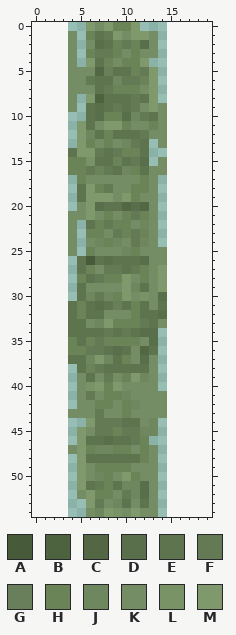
File history of a pixel-art sprite, Assets/Sprites/Enviroment/Kanalasition/Animation/WaterRohre/Water_2.png. The first picture shows the starting point.
The file is 11x55 pixels. Pixels under 10% opacity are left out. Colours within 5 levels of each other are drawn and written as one. The old version is drawn lined up with the new one, on the new canvas.
Palette (. is transparent): A #475b3a  B #4d623f  C #536745  D #596e4b  E #5e744f  F #647a55  G #697e5b  H #6a8458  J #6f875e  K #758d64  L #799367  M #7f996d
Pixels before, first column x 4:
 0 ..MKMHHM...
 1 K.HEFMKMMK.
 2 K.KDEHFHDK.
 3 K.HFFHKHKK.
 4 K.MEHKHHM..
 5 KKKCGEEHFM.
 6 KKFEEJFFHM.
 7 KKKEFHHHKM.
 8 K.MBEEEFEM.
 9 K.EDEFEFKMK
10 ..EDHHDJFEK
11 .MEKMMHKKHK
12 .MJEHEEEFKK
13 .MHKHKJFE.K
14 EMMFEFHHE..
15 HHLEEHEFD.K
16 HHFHFEJHEKK
17 .HKKKKKKHK.
18 .EMHFKKHHK.
19 .EMMMKMHKK.
20 .KMDEECDCK.
21 KKMKHKHFHK.
22 K.EHFHHKJK.
23 K.HHKFHFHK.
24 K.KJHJKFJK.
25 K.HKKKJHKKK
26 .EAEDEEEDKK
27 .EHKFFEFHKM
28 .HEFHHMKHKM
29 .EKKKKMJEKM
30 .EJFJHMKLKD
31 EHEDEGEHEKE
32 EHEEKKKHEED
33 EEKJMHHHFEK
34 EEEEFEFEDD.
35 HEHFHHHHKD.
36 HHFFEDEKCE.
37 EEJMJEHKDK.
38 .EHFEEEEEK.
39 .KEKFKHMJK.
40 .KLMHMKKKK.
41 .KFKHHJKKKK
42 .KKHHKHJKKK
43 KKKFKKHKKKK
44 ..MFFFEEKJ.
45 .MKFFHFFJJ.
46 .MEEDEEFH..
47 KMHJJHHKHK.
48 .MEEEEEEHK.
49 .MKHHHHKKK.
50 .MKJHKMHKK.
51 .MEFHEJJDK.
52 .KMHHKFJDK.
53 ..MFKJEKEK.
54 ..KJMLKMKK.
New version:
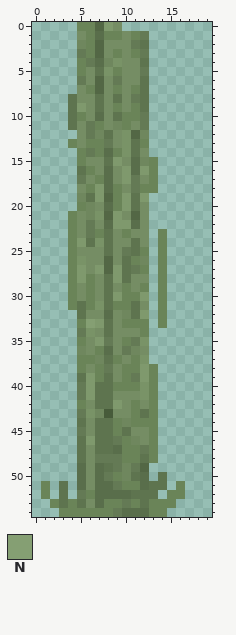
Colours new in this view: N #859f73
The edit:
canvas 11x55 -> 20x55, the old top-left corner now at 4,0
Changed rows in their new state; - is an unchanged pixel.
first column x 1:
 0 ----HHC-K..-----
 1 ---.K-DHH-HF.---
 2 ---.JHCKKKFE.---
 3 ---.F-CK---F.---
 4 ---.HFDJLKKE----
 5 ---.H-ELHKK-.---
 6 ---.FKCKFKKE.---
 7 ---.-HCK-K-E.---
 8 ---EKKEK-K--.---
 9 ---EMKEKHKHE..--
10 ---EHK-KEHH-..--
11 ---EKFHKJ--F..--
12 ----KFJEKLCJ..--
13 ---HK-HF-LEH-.--
14 ---.HFHDHLEK----
15 ---.-KK-MKDJH.--
16 ---.EHKDKMDMH.--
17 ----F-HD-MFKH---
18 ----KHMDH-F-H---
19 ----JE-CH-EM.---
20 ----HJKDHMEK.---
21 ---H-JLCMKCK.---
22 ---HKFKDMMDK.---
23 ---HKF-EK-KK.H--
24 ---HMELEK-EK.H--
25 ---HKK-E-FEH.H--
26 ---HLKKCK-HJ.H--
27 ---HMKMCM---.H--
28 ---HMHKEME-K.H--
29 ---HKH-E-HKH.H--
30 ---HKHKEMHHM.H--
31 ---HEHL-HHEK.H--
32 ---.EKKD-JEM.H--
33 ---.HNMEK--H.H--
34 ---.FLKEKKKH.---
35 ---.HKMFK-FL.---
36 ---.JKHDKFJK.---
37 ---.HHJEHKHL.---
38 ----HKHFKHHMH---
39 ----EMHE--FMH---
40 ----FMEEHHHLH---
41 ----FMEEKK-LH.--
42 ----H-EEMKH-H.--
43 ---.FLJA-KHEH.--
44 ----EKEEHJHHH---
45 ----F-EE-EKKH---
46 ----EM-EFHJKH---
47 ---.EKEED-HFH---
48 ----EKFFFHHEH---
49 ----D-DEFJFC.---
50 ----D-DFHJED.E--
51 H-E-DKDDFHH-EE-H
52 H-E-FHDDDDEEE-HH
53 -HEHEKDHHFH-HHH-
54 --HHHHHHFDDDHH--
Where, in picture pixels (left, top, right, bottom), the same in both pictures:
changed: (41, 22, 185, 517)
